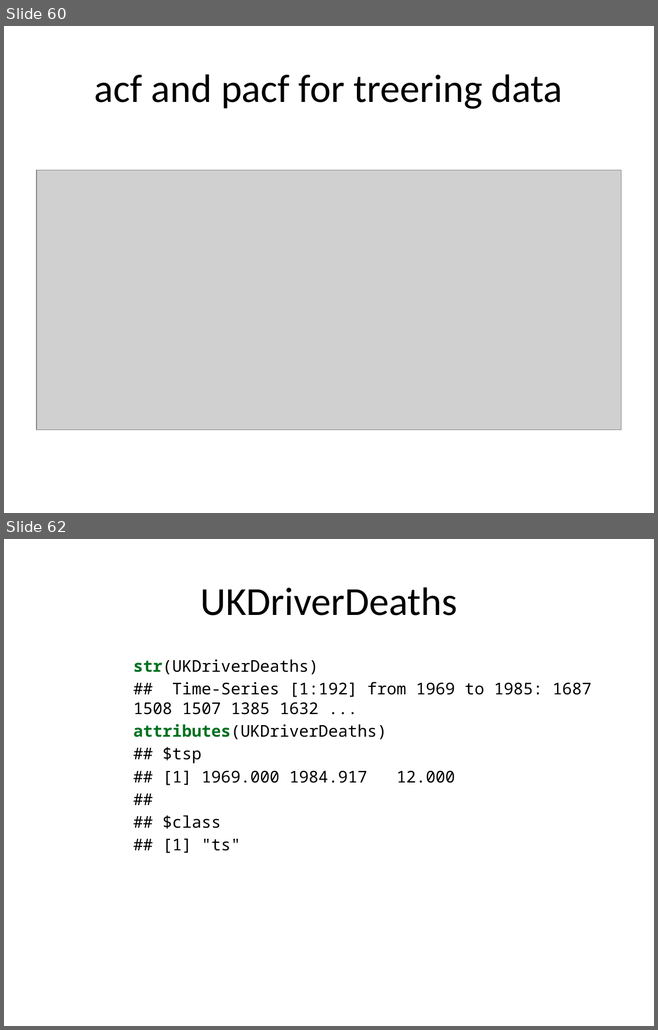
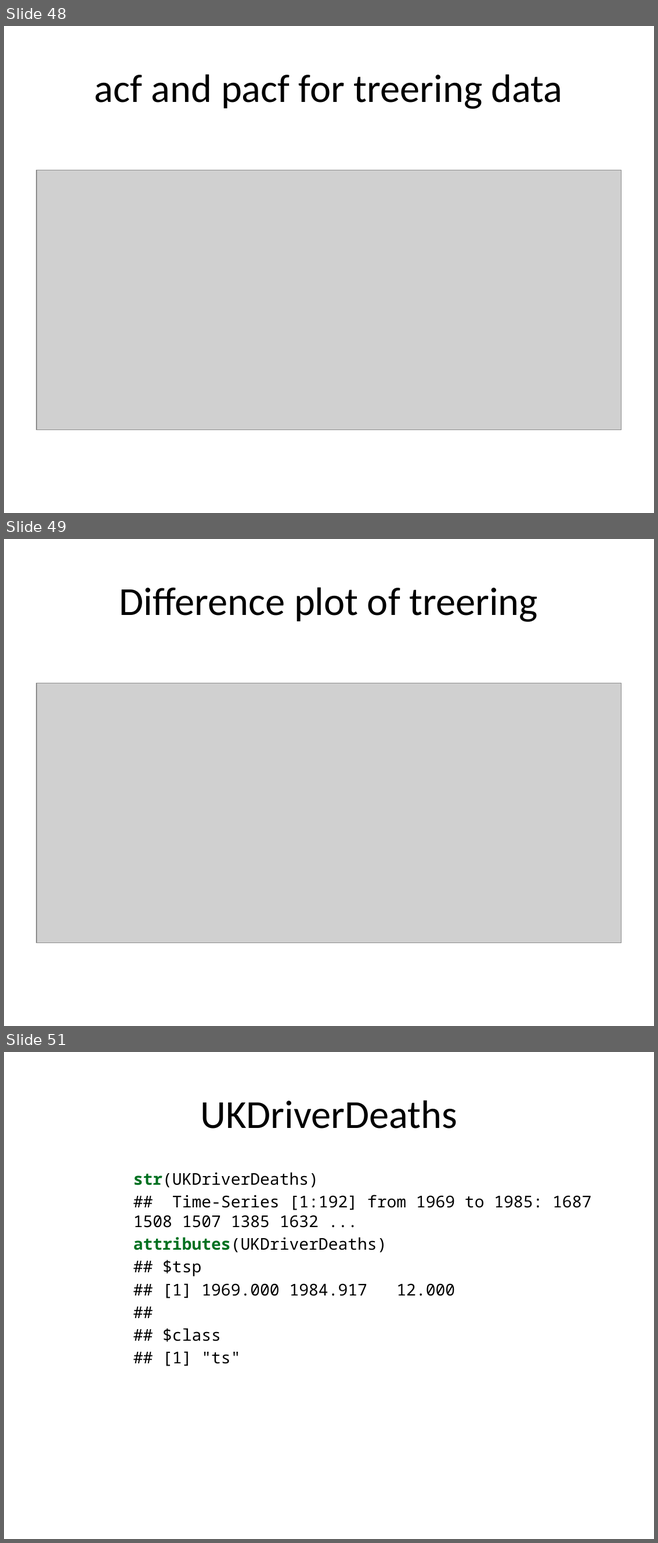
Before and after one commit to pmean/basic-time-series, a slide deck: src/basics.pptx. Shown one above the other, each under a label of ours: slides 60 and 62 before the commit, slides 48, 49 and 51 after it; the slides between them are not shown. The pictures are 658x1030 and 658x1543 pixels, drawn with LibreOffice and Linux fonts; fonts in the diff are those of the drawing; grey boxes stand for pictures. Boxes give left, top, right and bottom in pixels: in the first picture for what was removed or moved away, otherwise in the second. Text is boxed around its words. In the diff, an @@ line names an element or a change of style, - is before the commit and + after.

```diff
--- a/src/basics.pptx
+++ b/src/basics.pptx
@@ slide 49 added at (4,539,654,1026), background #FFFFFF @@
@@ title added at (119,587,537,622), 44 pt, text #000000 @@
+Difference plot of treering
@@ picture added at (36,683,621,943) @@
@@ what was slide 60 is now slide 48 @@
@@ what was slide 62 is now slide 51 @@
```
Also in this commit, not shown: 7 slides changed, 1 other slide added, 2 slides removed, 1 other file.
